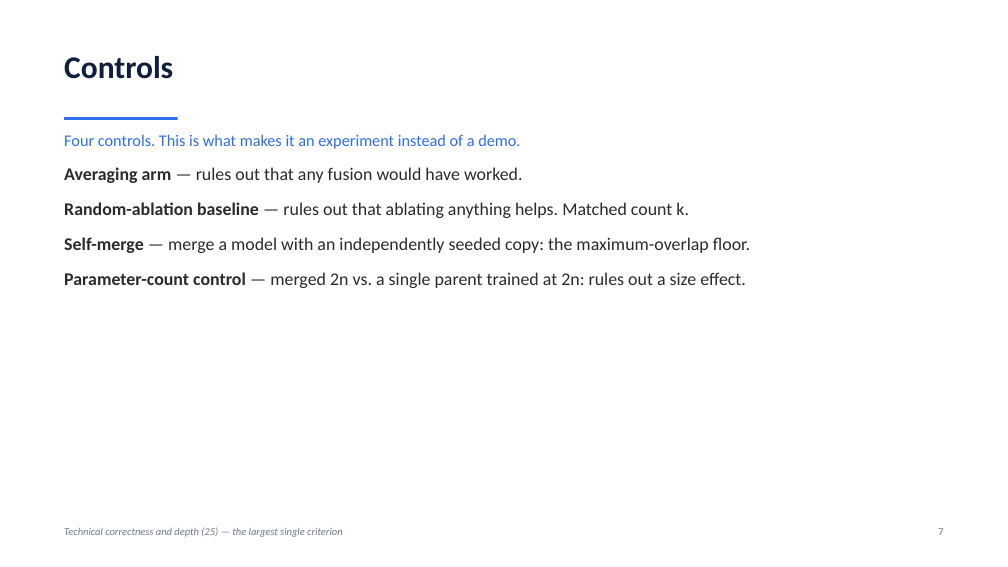
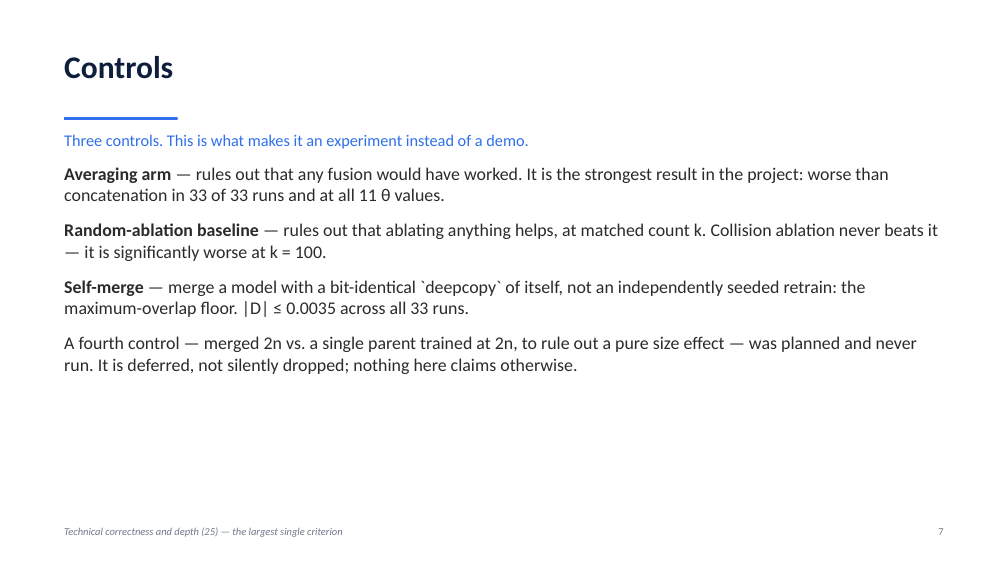
Before and after one commit to Koustav-github/KDAG-Dataforge, a slide deck: slide 7 of docs/Model_Surgery_Deck.pptx. Drawn at 1008x567 pixels with LibreOffice and Linux fonts; fonts in the diff are those of the drawing. Boxes give left, top, right and bottom in pixels: in the first picture for what was removed or moved away, otherwise in the second. Text is boxed around its words. In the diff, an @@ line names an element or a change of style, - is before the commit and + after.

Commit message:
PRD and project setup docs added

```diff
--- a/docs/Model_Surgery_Deck.pptx
+++ b/docs/Model_Surgery_Deck.pptx
@@ text at bbox=[64, 134, 528, 149]: text changed @@
-Four controls. This is what makes it an experiment instead of a demo.
+Three controls. This is what makes it an experiment instead of a demo.
@@ text at bbox=[64, 167, 938, 374]: text changed @@
-Averaging arm — rules out that any fusion would have worked.
-Random-ablation baseline — rules out that ablating anything helps. Matched count k.
-Self-merge — merge a model with an independently seeded copy: the maximum-overlap floor.
-Parameter-count control — merged 2n vs. a single parent trained at 2n: rules out a size effect.
+Averaging arm — rules out that any fusion would have worked. It is the strongest result in the project: worse than concatenation in 33 of 33 runs and at all 11 θ values.
+Random-ablation baseline — rules out that ablating anything helps, at matched count k. Collision ablation never beats it — it is significantly worse at k = 100.
+Self-merge — merge a model with a bit-identical `deepcopy` of itself, not an independently seeded retrain: the maximum-overlap floor. |D| ≤ 0.0035 across all 33 runs.
+A fourth control — merged 2n vs. a single parent trained at 2n, to rule out a pure size effect — was planned and never run. It is deferred, not silently dropped; nothing here claims otherwise.
```
Also in this commit, not shown: 6 other slides changed, 2 slides added, 2 slides removed, 6 other files.
